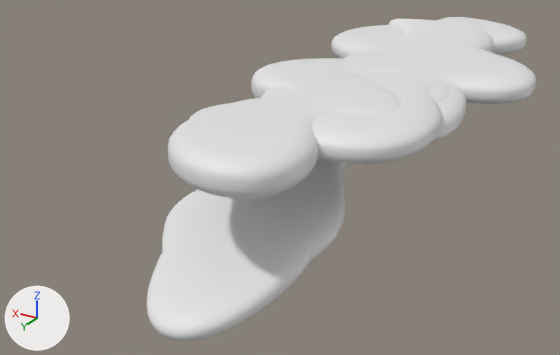
The FBX model Assets/Models/Fish/009.fbx: old version first, new version second.
Camera for both pictures: a 50 mm camera at (-83.3, 213.7, 62.2) aimed at (18.5, 44.0, -22.6). The axes (+X, +Y, +Z) are drawn at lower left. The lights are the same throughout. Where no turn or scale is listed for an object, it has been applied to the vertices.

Names of what the first picture shows: '挤压', '挤压_1_3', '挤压_3', '挤压_4', '挤压_5'.
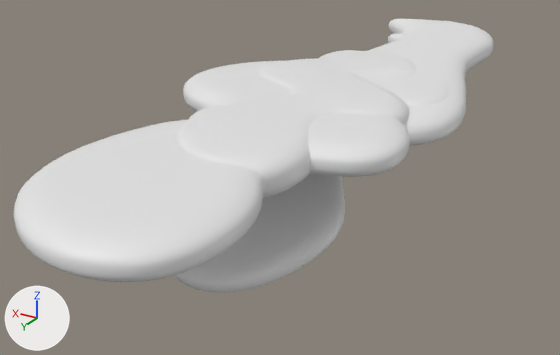
Location of each change, [x1, y1, x2, y2] in pixels of the pictures (560 x 355 px):
'挤压_5', moved: before [260, 17, 536, 163]; after [14, 50, 416, 282]
'挤压_3', moved, turned (not visible afterwards): before [147, 162, 354, 342]
'挤压_1_2', unchanged, uncovered by the edit: before [430, 83, 450, 103]; after [368, 33, 450, 106]

What the commit changed:
Object '挤压_5' (ob_挤压_5) moves from (0.0, 0.0, 0.0) to (11.4, 65.9, 0.0).
Object '挤压_3' (ob_挤压_3) turns from (-19, 0, 0) to (0, 0, 0) degrees about x, y and z.
Object '挤压_3' (ob_挤压_3) moves from (0.0, -3.6, 1.3) to (0.0, 0.0, 0.0).
